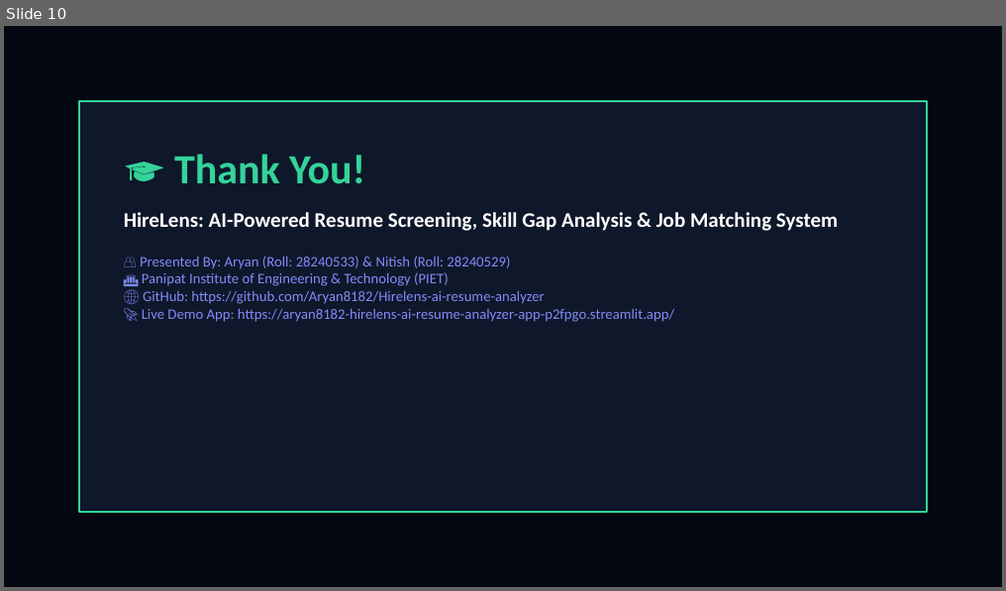
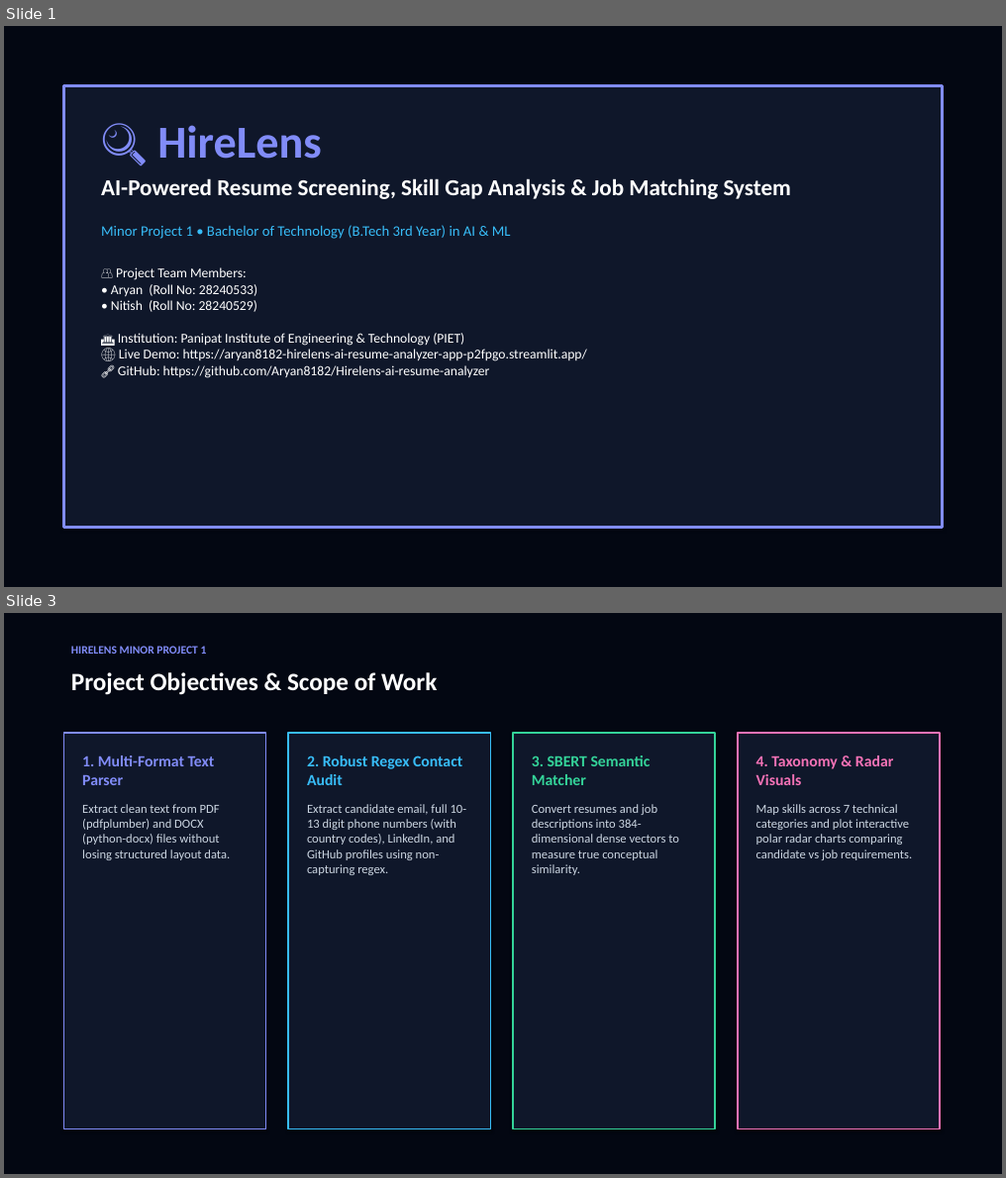
Before and after one commit to Aryan8182/Hirelens-ai-resume-analyzer, a slide deck: HireLens_Presentation.pptx. Shown one above the other, each under a label of ours: slide 10 before the commit, slides 1 and 3 after it; the slides between them are not shown. The pictures are 1006x591 and 1006x1178 pixels, drawn with LibreOffice and Linux fonts; fonts in the diff are those of the drawing. Boxes give left, top, right and bottom in pixels: in the first picture for what was removed or moved away, otherwise in the second. Text is boxed around its words. In the diff, an @@ line names an element or a change of style, - is before the commit and + after.

Commit message:
Generate and update comprehensive 12-slide HireLens defense presentation

```diff
--- a/HireLens_Presentation.pptx
+++ b/HireLens_Presentation.pptx
@@ slide 3 added at box(4, 613, 1002, 1174), background #030712 @@
@@ text added at box(71, 646, 207, 654), 11 pt, text #818CF8, bold @@
+HIRELENS MINOR PROJECT 1
@@ text added at box(71, 672, 437, 695), 24 pt, text #FFFFFF, bold @@
+Project Objectives & Scope of Work
@@ rectangle added at box(63, 733, 266, 1130), fill #0F172A, outline #818CF8 1.5 pt @@
@@ text added at box(82, 756, 230, 861), 12 pt, text #CBD5E1 @@
+1. Multi-Format Text Parser
+Extract clean text from PDF (pdfplumber) and DOCX (python-docx) files without losing structured layout data.
@@ rectangle added at box(288, 733, 491, 1130), fill #0F172A, outline #38BDF8 1.5 pt @@
@@ text added at box(307, 756, 467, 875), 12 pt, text #CBD5E1 @@
+2. Robust Regex Contact Audit
+Extract candidate email, full 10-13 digit phone numbers (with country codes), LinkedIn, and GitHub profiles using non-capturing regex.
@@ rectangle added at box(513, 733, 715, 1130), fill #0F172A, outline #34D399 1.5 pt @@
@@ text added at box(532, 756, 679, 875), 12 pt, text #CBD5E1 @@
+3. SBERT Semantic Matcher
+Convert resumes and job descriptions into 384-dimensional dense vectors to measure true conceptual similarity.
@@ rectangle added at box(738, 733, 940, 1130), fill #0F172A, outline #F472B6 1.5 pt @@
@@ text added at box(756, 756, 912, 861), 12 pt, text #CBD5E1 @@
+4. Taxonomy & Radar Visuals
+Map skills across 7 technical categories and plot interactive polar radar charts comparing candidate vs job requirements.
@@ what was slide 10 is now slide 1 @@
@@ slide 1 changed as well @@
@@ rectangle: place and size @@
-rectangle at box(79, 101, 927, 513)
+rectangle at box(63, 85, 943, 528)
@@ rectangle at box(63, 85, 943, 528): outline #34D399 2 pt to #818CF8 2 pt @@
@@ text at box(101, 125, 791, 378): text changed; size 14 to 13 pt; text colour #818CF8 to #FFFFFF @@
-🎓 Thank You!
-HireLens: AI-Powered Resume Screening, Skill Gap Analysis & Job Matching System
-👥 Presented By: Aryan (Roll: 28240533) & Nitish (Roll: 28240529)
-🏛️ Panipat Institute of Engineering & Technology (PIET)
-🌐 GitHub: https://github.com/Aryan8182/Hirelens-ai-resume-analyzer
-🚀 Live Demo App: https://aryan8182-hirelens-ai-resume-analyzer-app-p2fpgo.streamlit.app/
+🔍 HireLens
+AI-Powered Resume Screening, Skill Gap Analysis & Job Matching System
+Minor Project 1 • Bachelor of Technology (B.Tech 3rd Year) in AI & ML
+👥 Project Team Members:
+• Aryan (Roll No: 28240533)
+• Nitish (Roll No: 28240529)
+🏛️ Institution: Panipat Institute of Engineering & Technology (PIET)
+🌐 Live Demo: https://aryan8182-hirelens-ai-resume-analyzer-app-p2fpgo.streamlit.app/
+🔗 GitHub: https://github.com/Aryan8182/Hirelens-ai-resume-analyzer
```
Also in this commit, not shown: 6 other slides changed, 4 other slides added, 3 slides removed, 1 other file.
